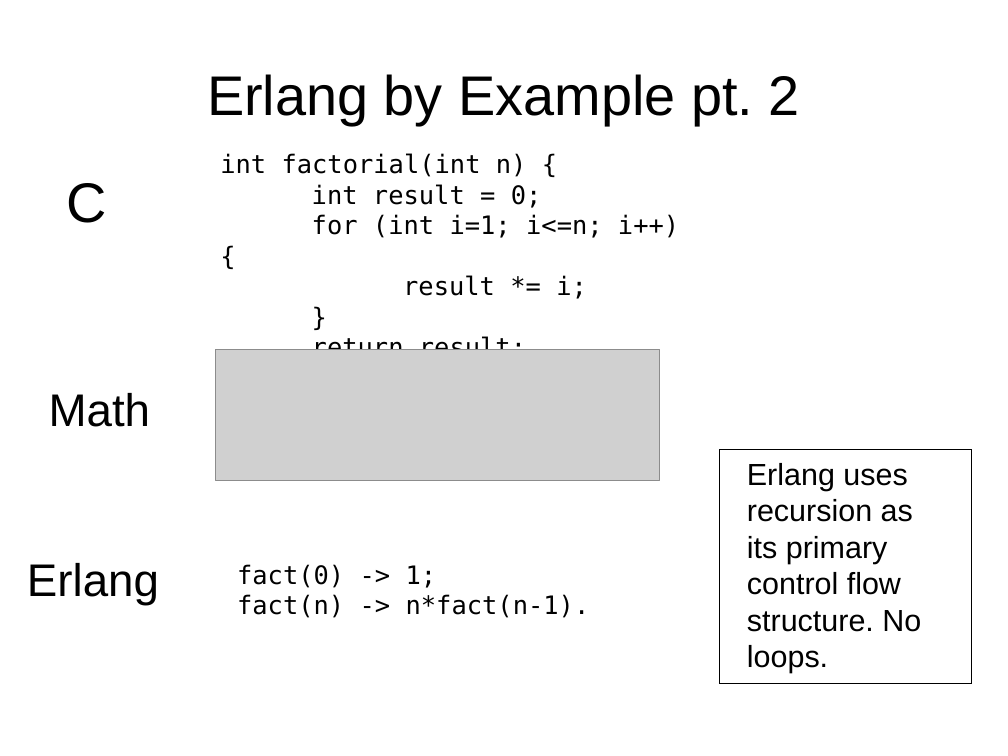
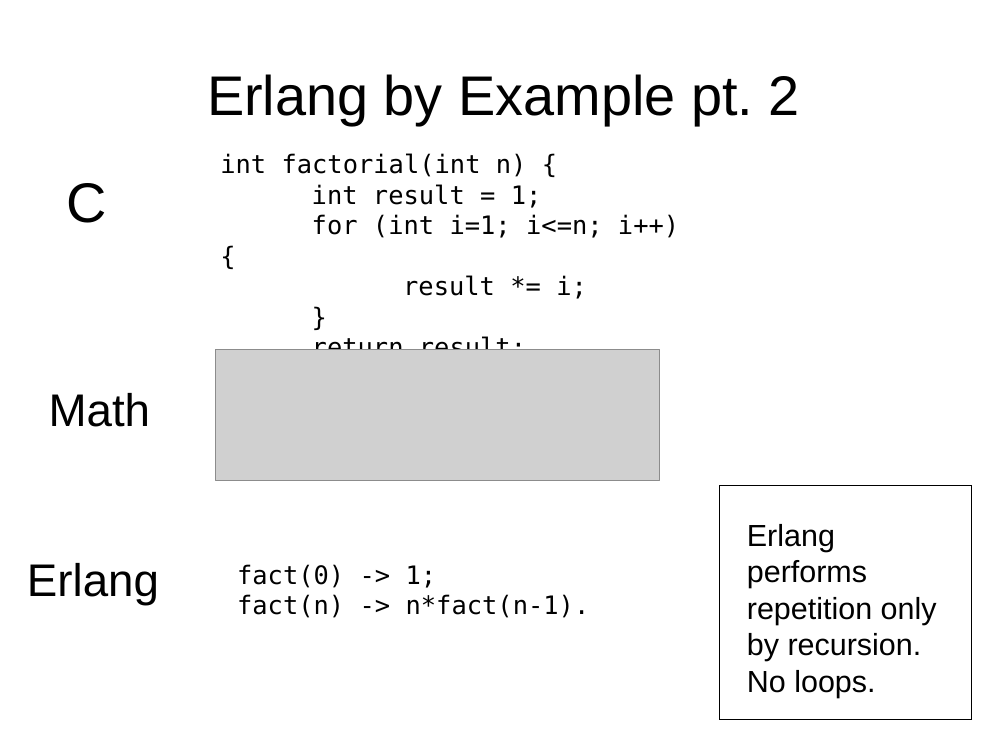
Before and after one commit to FractalDesigns/cowichan-1, a slide deck: slide 5 of miscellaneous/2010-12/slides.odp. Drawn at 1008x756 pixels with LibreOffice and Linux fonts; fonts in the diff are those of the drawing; grey boxes stand for pictures; background and template pictures are left out. Boxes give left, top, right and bottom in pixels: in the first picture for what was removed or moved away, otherwise in the second. Text is boxed around its words. In the diff, an @@ line names an element or a change of style, - is before the commit and + after.

```diff
--- a/miscellaneous/2010-12/slides.odp
+++ b/miscellaneous/2010-12/slides.odp
@@ text at bbox=[312, 184, 542, 208]: text changed @@
-int result = 0;
+int result = 1;
@@ rectangle: place and size @@
-rectangle at bbox=[720, 450, 972, 684]
+rectangle at bbox=[720, 486, 972, 720]
@@ text at bbox=[747, 524, 937, 698]: text changed @@
-Erlang uses recursion as its primary control flow structure. No loops.
+Erlang performs repetition only by recursion. No loops.
```
Also in this commit, not shown: 7 other slides changed, 4 slides added.
